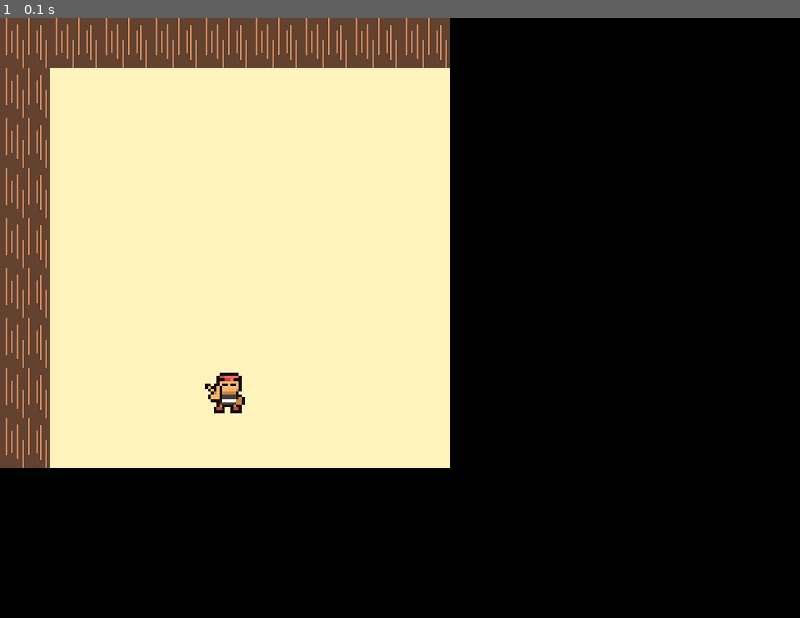
Above: before the commit, frame 1.
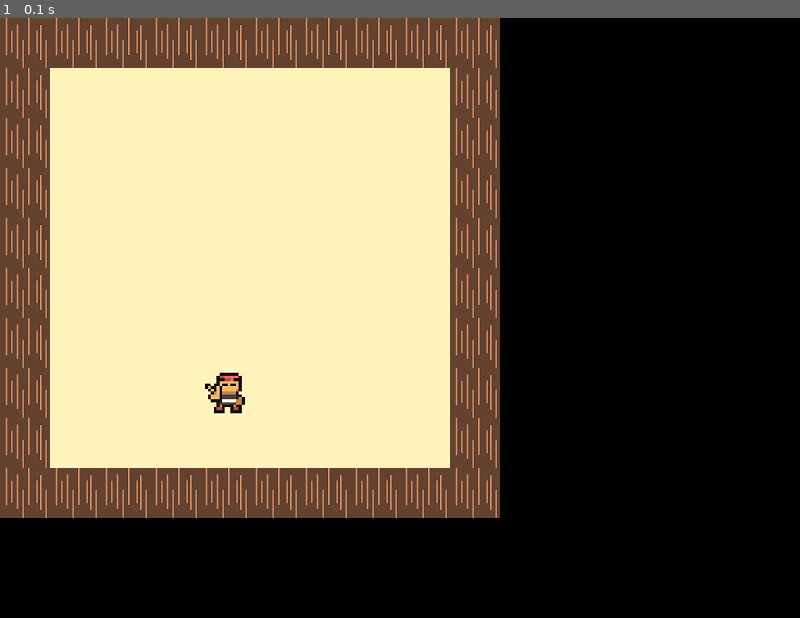
Above: after the commit, the same moment.

Repository: alexandre-assad/MySokoban
Game: pygame game, started from main.py
The game is run twice, just before and just after one commit, with the same random seed, the same clock (stepped at 60 frames per second) and the same inputs.
Inputs:
- Up to frame 1 (0.1 s): no input

The runs differ from the first frame. In frame 1, 9.9% of the frame differs, in the area x 0-63%, y 0-84%.

Commit message:
[FIX] Implement Game object to pygame

Diff:
--- a/main.py
+++ b/main.py
@@ -29,14 +29,14 @@
 
 
 def main (state,sokoban_map,first_player):
-    create_display_game()
+    game_object = create_display_game()
     events= pygame.event.get()
     while state == "game":
-        display_game(sokoban_map)
-
+        display_game(sokoban_map,game_object)
         for event in events:
             if event.type == pygame.QUIT:
                 state = "over"
+
             sokoban_map = game_event(event,first_player,sokoban_map)
 
     pygame.quit()
--- a/src/generator/pygame_event.py
+++ b/src/generator/pygame_event.py
@@ -18,5 +18,5 @@
         player.direction = "right"
         grid = player.movement(grid)
 
-    pygame.display.update()
+
     return grid
--- a/src/layout/game.py
+++ b/src/layout/game.py
@@ -1,7 +1,7 @@
 import pygame
 from src.utils.pygame_manager import *
 from src.utils.os_manager import *
-
+from src.generator.game import Game
 
 def position_in_grid(y,x):
     return [y*50,x*50]
@@ -9,24 +9,25 @@
 def create_display_game():
     global wallImg, boxImg, airImg, playerImg,screen
     pygame.init()
-    screen = pygame.display.set_mode((800,600))
+    game_object = Game(screen=pygame.display.set_mode((800,600)),size=[(800,600)])
     pygame.display.set_caption("My Sokoban")
     wallImg = pygame.image.load(sprite_path("wall.png")).convert_alpha()
     boxImg = pygame.image.load(sprite_path("box.png")).convert_alpha()
     airImg = pygame.image.load(sprite_path("air.png")).convert_alpha()
     playerImg = pygame.image.load(sprite_path("player.png")).convert_alpha()
+    return game_object
 
 
 
-def display_game(grid):
-    pygame.display.set_caption("My Sokoban")
-    for i in range(9):
-        for j in range(9):
+def display_game(grid,game):
+    for i in range(10):
+        for j in range(10):
             if grid.matrix[i][j].value == 0:
-                screen.blit(airImg,position_in_grid(i,j))
+                game.screen.blit(airImg,position_in_grid(i,j))
             elif grid.matrix[i][j].value == 1:
-                screen.blit(wallImg,position_in_grid(i,j))
+                game.screen.blit(wallImg,position_in_grid(i,j))
             elif grid.matrix[i][j].value == 2:
-                screen.blit(boxImg,position_in_grid(i,j))
+                game.screen.blit(boxImg,position_in_grid(i,j))
             elif grid.matrix[i][j].value == 12:
-                screen.blit(playerImg,position_in_grid(i,j))
+                game.screen.blit(playerImg,position_in_grid(i,j))
+    pygame.display.update()
--- a/src/utils/pygame_manager.py
+++ b/src/utils/pygame_manager.py
@@ -25,8 +25,9 @@
     if event.type == pygame.KEYDOWN:
 
         if event.key == pygame.K_UP:
+            print("ho")
             return True
-
+        print("ha")
         return False
 
 def down_key(event):
